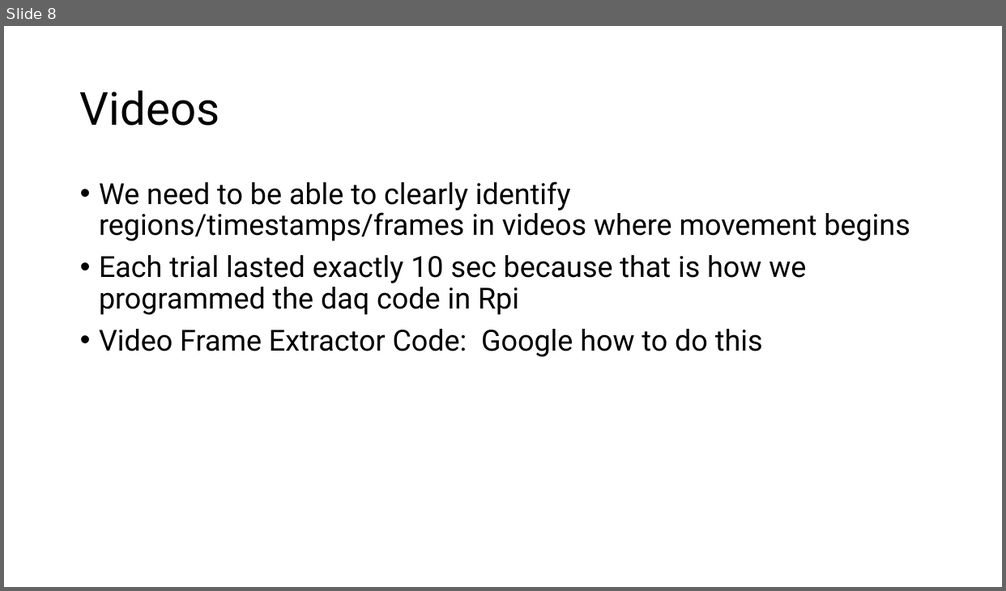
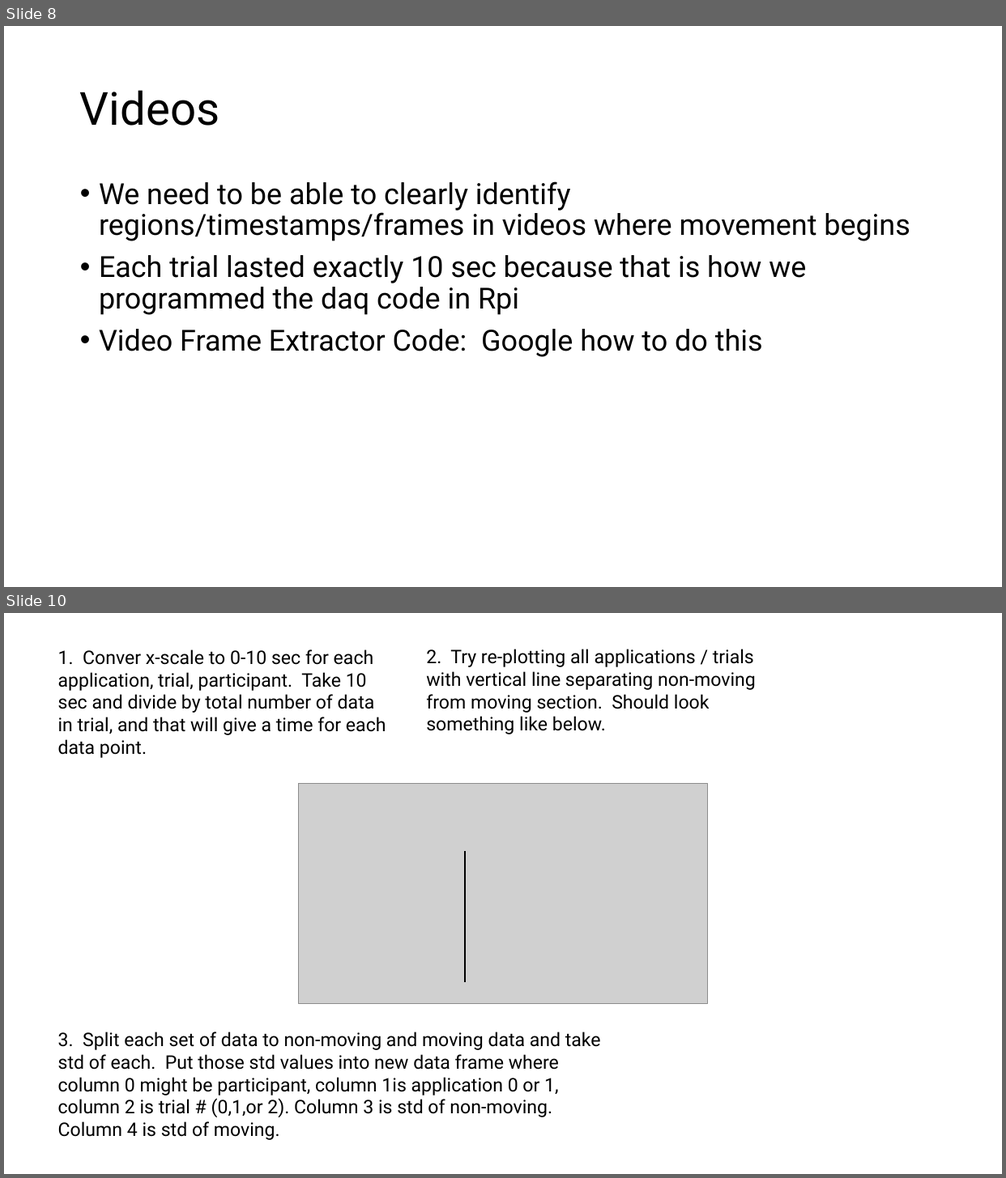
Before and after one commit to neuralengatberkeley/Strain-Sensor-, a slide deck: kinematic presentations/Zeyad Abduction Analysis 2_18_26.pptx. Shown one above the other, each under a label of ours: slide 8 before the commit, slides 8 and 10 after it; the slides between them are not shown. The pictures are 1006x591 and 1006x1178 pixels, drawn with LibreOffice and Linux fonts; fonts in the diff are those of the drawing; grey boxes stand for pictures. Boxes give left, top, right and bottom in pixels: in the first picture for what was removed or moved away, otherwise in the second. Text is boxed around its words. In the diff, an @@ line names an element or a change of style, - is before the commit and + after.

Commit message:
plotted timestamp on x axis in sec
legend displays correct total elapsed time

```diff
--- a/kinematic presentations/Zeyad Abduction Analysis 2_18_26.pptx
+++ b/kinematic presentations/Zeyad Abduction Analysis 2_18_26.pptx
@@ slide 10 added at <box>4,613,1002,1174</box>, background #FFFFFF @@
@@ text added at <box>58,649,386,758</box>, 18 pt, text #000000 @@
+1. Conver x-scale to 0-10 sec for each application, trial, participant. Take 10 sec and divide by total number of data in trial, and that will give a time for each data point.
@@ text added at <box>426,649,756,735</box>, 18 pt, text #000000 @@
+2. Try re-plotting all applications / trials with vertical line separating non-moving from moving section. Should look something like below.
@@ picture added at <box>299,784,708,1003</box> @@
@@ line added from (465, 852) to (465, 982), #000000 1.5 pt @@
@@ text added at <box>58,1032,601,1140</box>, 18 pt, text #000000 @@
+3. Split each set of data to non-moving and moving data and take std of each. Put those std values into new data frame where column 0 might be participant, column 1is application 0 or 1, column 2 is trial # (0,1,or 2). Column 3 is std of non-moving. Column 4 is std of moving.
```
Also in this commit, not shown: 1 other slide added, 5 other files.
